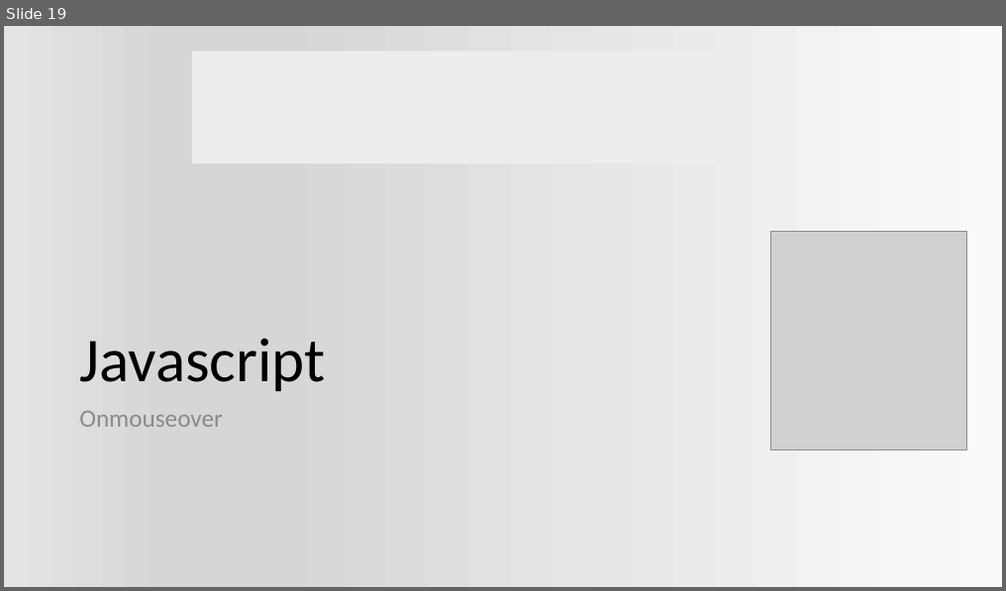
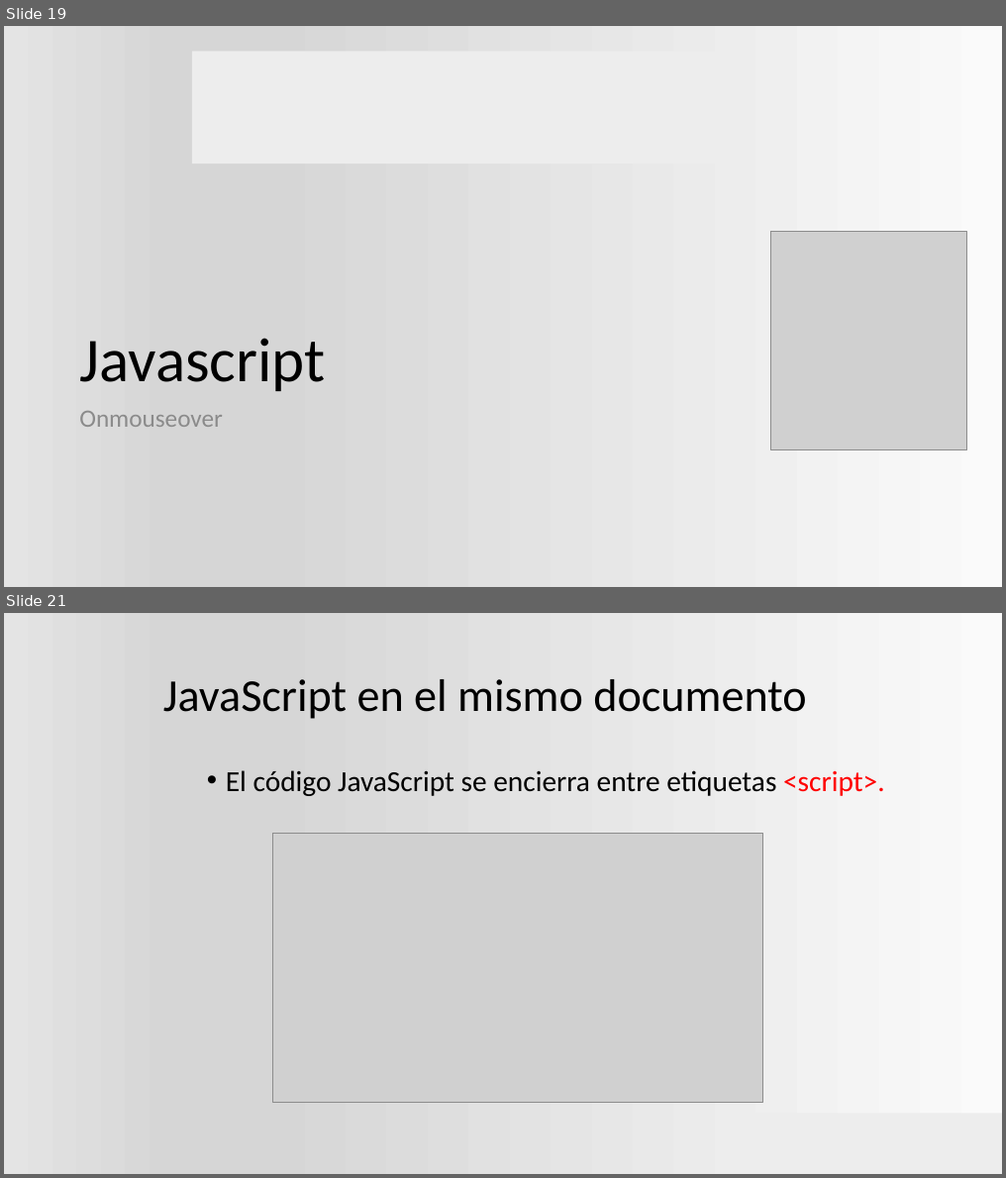
Before and after one commit to ProfVillegas/CECyTe, a slide deck: Aplicacion_js.pptx. Shown one above the other, each under a label of ours: slide 19 before the commit, slides 19 and 21 after it; the slides between them are not shown. The pictures are 1006x591 and 1006x1178 pixels, drawn with LibreOffice and Linux fonts; fonts in the diff are those of the drawing; grey boxes stand for pictures; background and template pictures are left out. Boxes give left, top, right and bottom in pixels: in the first picture for what was removed or moved away, otherwise in the second. Text is boxed around its words. In the diff, an @@ line names an element or a change of style, - is before the commit and + after.

```diff
--- a/Aplicacion_js.pptx
+++ b/Aplicacion_js.pptx
@@ slide 21 added at (4,613,1002,1174), background gradient #FAFAFA to #D7D7D7 to #E4E4E4 @@
@@ title added at (163,679,806,719), 44 pt, text #000000 @@
+JavaScript en el mismo documento
@@ text added at (226,770,885,796), 28 pt, text #000000 @@
+• El código JavaScript se encierra entre etiquetas <script>.
@@ picture added at (272,834,762,1103) @@
@@ rectangle added at (719,1114,1002,1174), fill #EDEDED @@
```
Also in this commit, not shown: 1 slide changed, 28 other slides added, 1 other file.
